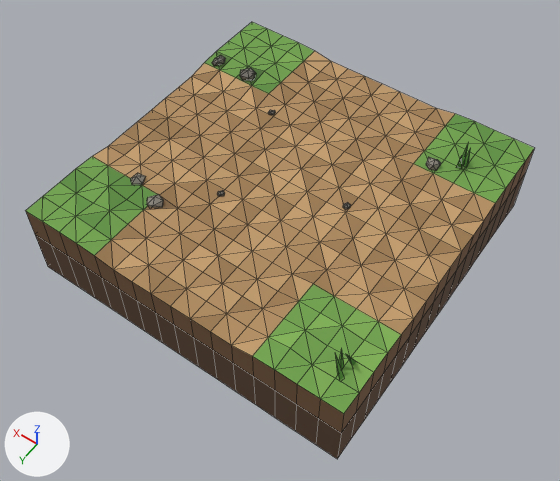
Renders of the Blender file art/blend/road_cross.blend from each side of a commit.
One viewpoint serves both versions: a 50 mm lens placed at (-1.64, 2.38, 3.15), pointed at (-0.07, 0.17, -0.32). Arrows for +X, +Y and +Z are at lower left; the lights stay in place. The older version comes first. Mesh edges are drawn as thin lines.

In view in the first picture: 'RoadCross'.
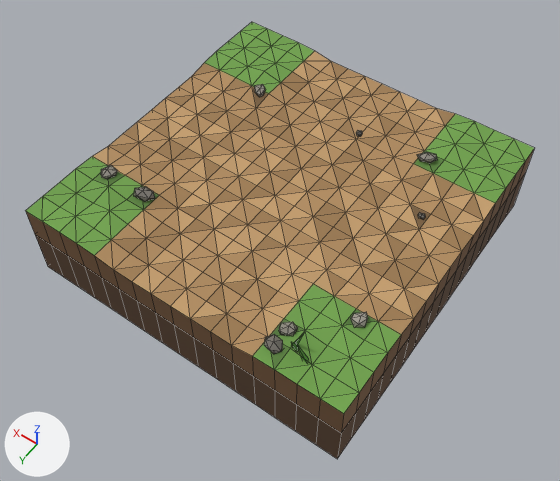
Changed parts and their boxes [x1, y1, x2, y2] in the pictures (560 x 481 px; the box of a moved part takes in the faces that stretch with it):
part 1 of me_roadcross, moved or reshaped
    before: [268, 110, 275, 115]
    after: [351, 312, 368, 327]
part 2 of me_roadcross, moved or reshaped
    before: [217, 190, 225, 197]
    after: [417, 152, 437, 163]
part 3 of me_roadcross, moved or reshaped
    before: [240, 68, 256, 80]
    after: [279, 322, 298, 336]
part 4 of me_roadcross, moved or reshaped
    before: [343, 203, 351, 209]
    after: [418, 213, 425, 219]
part 5 of me_roadcross, moved or reshaped
    before: [426, 157, 441, 170]
    after: [356, 130, 362, 136]
part 6 of me_roadcross, deleted
    before: [131, 143, 471, 380]
part 7 of me_roadcross, built on
    before: [147, 194, 163, 208]
    after: [101, 165, 308, 363]
part 8 of me_roadcross, moved or reshaped
    before: [212, 55, 226, 66]
    after: [254, 84, 265, 97]
part 9 of me_roadcross, recoloured
    both: [59, 52, 513, 389]

The edits, one by one:
me_roadcross is used by ob_roadcross; location (0.0, 0.0, 0.0).
Verts and faces of me_roadcross; kept vertices keep their numbers, new ones are numbered from 540.
Before the commit, vertices of me_roadcross: 465 (0.92, -0.55, -0.02), 466 (0.94, -0.52, -0.01) at pixel (213, 63), 467 (0.95, -0.58, -0.01), 468 (0.91, -0.59, -0.01), 469 (0.89, -0.56, 0.0) at pixel (223, 63).
Before the commit, vertices of me_roadcross: 470 (0.92, -0.5, 0.0) at pixel (214, 66), 471 (0.95, -0.55, 0.02) at pixel (214, 58), 472 (0.93, -0.59, 0.03) at pixel (220, 54), 473 (0.89, -0.58, 0.03) at pixel (225, 58), 474 (0.9, -0.52, 0.03) at pixel (217, 62).
Before the commit, vertices of me_roadcross: 475 (0.94, -0.5, 0.02) at pixel (211, 62), 476 (0.92, -0.55, 0.03) at pixel (218, 58).
me_roadcross had 540 vertices, 826 faces and spanned x -1.0..1.0, y -1.0..1.0, z -0.5..0.14.
me_roadcross now has 540 vertices, 834 faces and spans x -1.0..1.0, y -1.0..1.0, z -0.5..0.13.
me_roadcross part 1: the loose piece of 12 vertices spanning x 0.38..0.42, y -0.41..-0.37, z -0.04..-0.01 is multiplied about its middle by the matrix ((0.46, -2.015, 0.111), (2.014, 0.45, -0.163), (0.134, 0.144, 2.061)), then moved by (-1.2, 0.95, 0.03).
me_roadcross part 2: the loose piece of 12 vertices spanning x 0.23..0.27, y 0.27..0.31, z -0.04..-0.01 is multiplied about its middle by the matrix ((1.755, 1.431, 0.164), (-1.424, 1.763, -0.134), (-0.212, 0.001, 2.26)), then moved by (-0.79, -0.86, 0.04).
me_roadcross part 3: the loose piece of 12 vertices spanning x 0.65..0.74, y -0.6..-0.5, z -0.02..0.04 is scaled about its middle by (0.85, 0.79, 0.819), then moved by (-1.25, 1.35, 0.0).
me_roadcross part 4: the loose piece of 12 vertices spanning x -0.37..-0.34, y -0.06..-0.02, z -0.04..-0.01 is turned 100 degrees about the z axis through its middle, then moved by (-0.36, -0.17, 0.0).
me_roadcross part 5: the loose piece of 12 vertices spanning x -0.63..-0.56, y -0.59..-0.51, z -0.02..0.04 is multiplied about its middle by the matrix ((0.227, -0.443, -0.028), (0.444, 0.225, 0.033), (-0.017, -0.04, 0.497)), then moved by (0.48, 0.0, -0.03).
me_roadcross part 6: 7 loose pieces with 36 vertices, spanning x -0.91..0.71, y -0.7..0.88, z -0.03..0.14, are deleted.
Part 7, on me_roadcross:
12 vertices are removed from x 0.44..0.53, y 0.51..0.59, z -0.04..0.03.
20 faces are deleted.
48 vertices are added at x -0.73..0.87, y 0.5..0.94, z -0.02..0.13.
60 new faces join them, mat_body.
12 new faces join them, mat_foliage.
Part 8, on me_roadcross:
Vertex 465 moves to (0.55, -0.49, -0.04).
Vertex 466 moves to (0.53, -0.45, -0.02), pixel (259, 97).
Vertex 467 moves to (0.59, -0.48, -0.02).
Vertex 468 moves to (0.6, -0.52, -0.02).
Vertex 469 moves to (0.54, -0.53, -0.02), pixel (265, 89).
Vertex 470 moves to (0.52, -0.48, -0.01), pixel (263, 95).
Vertex 471 moves to (0.56, -0.46, 0.0), pixel (256, 92).
Vertex 472 moves to (0.6, -0.5, 0.01), pixel (254, 85).
Vertex 473 moves to (0.57, -0.53, 0.01), pixel (262, 84).
Vertex 474 moves to (0.53, -0.5, 0.01), pixel (264, 89).
Vertex 475 moves to (0.53, -0.46, 0.0), pixel (260, 94).
Vertex 476 moves to (0.56, -0.49, 0.01), pixel (260, 88).
me_roadcross part 9: 468 kept faces spanning x -1.0..1.0, y -1.0..1.0, z -0.5..0.02 get new vertex colours.
